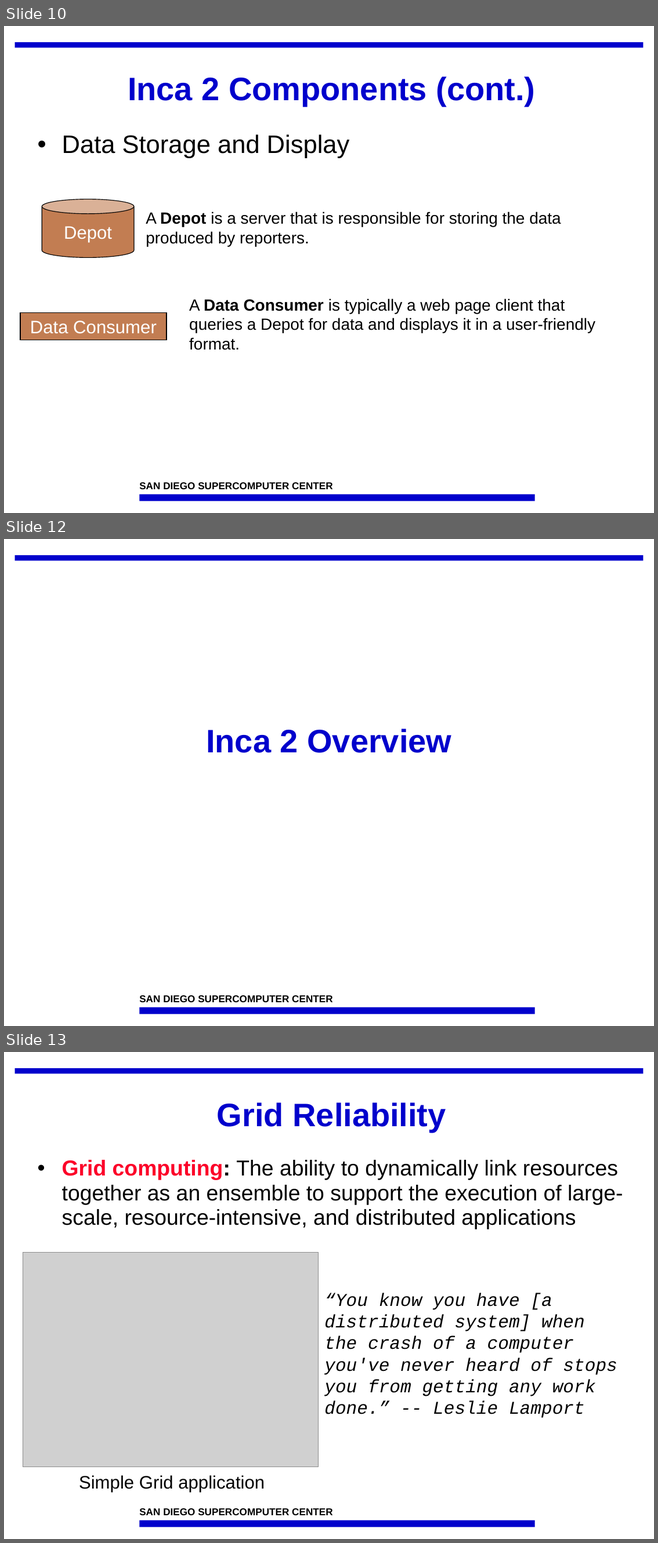
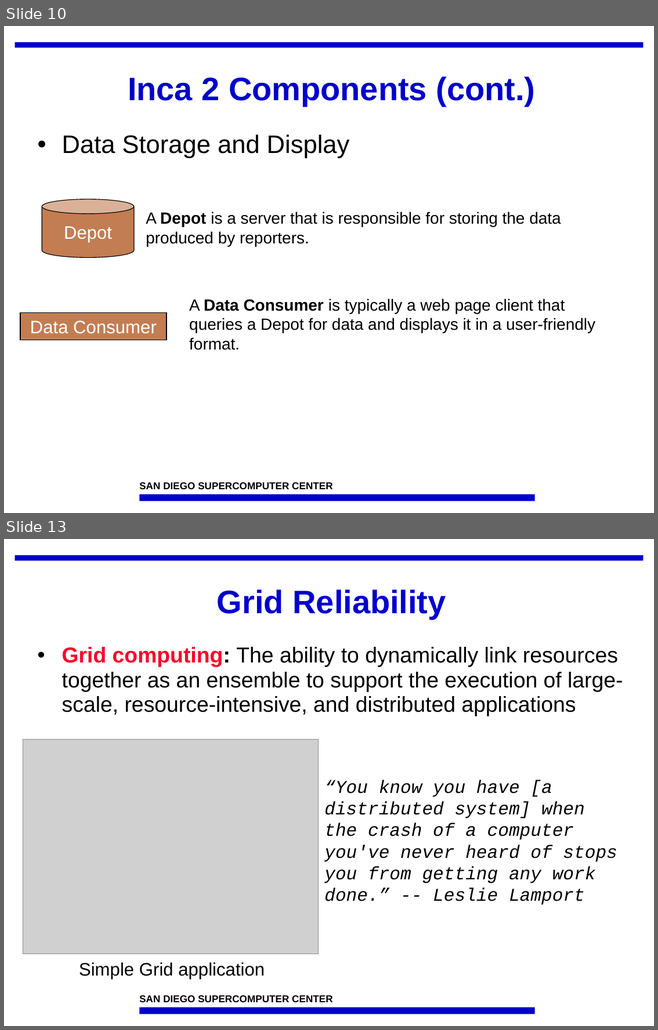
Before and after one commit to IncaProject/inca-xsede, a slide deck: talks/feb-06-workshop/overview.ppt. Shown one above the other, each under a label of ours: slides 10, 12 and 13 before the commit, slides 10 and 13 after it; the slides between them are not shown. The pictures are 658x1543 and 658x1030 pixels, drawn with LibreOffice and Linux fonts; fonts in the diff are those of the drawing; grey boxes stand for pictures; background and template pictures are left out. Boxes give left, top, right and bottom in pixels: in the first picture for what was removed or moved away, otherwise in the second. Text is boxed around its words. In the diff, an @@ line names an element or a change of style, - is before the commit and + after.

```diff
--- a/talks/feb-06-workshop/overview.ppt
+++ b/talks/feb-06-workshop/overview.ppt
@@ slide 12 removed at [4, 539, 654, 1026], background #FFFFFF; not listed: 3 template elements that a slide beside it also shows @@
@@ title removed at [206, 729, 451, 753] @@
-Inca 2 Overview
```
Also in this commit, not shown: 5 slides changed, 1 slide added.
